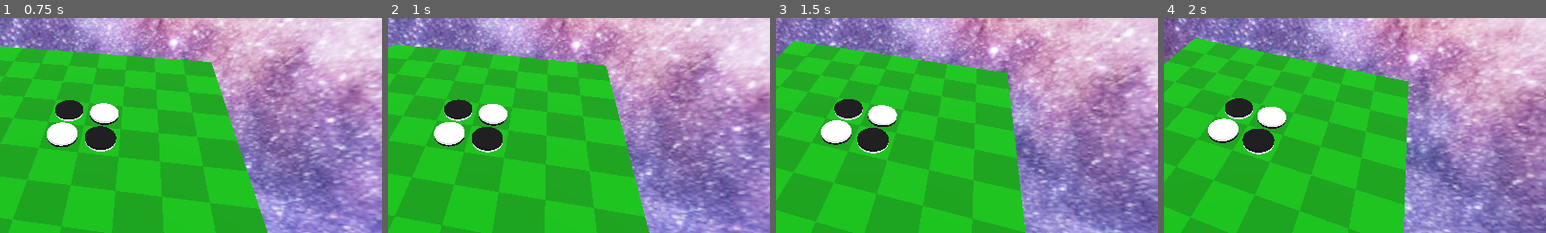
Above: before the commit, frames 1-4 (left to right).
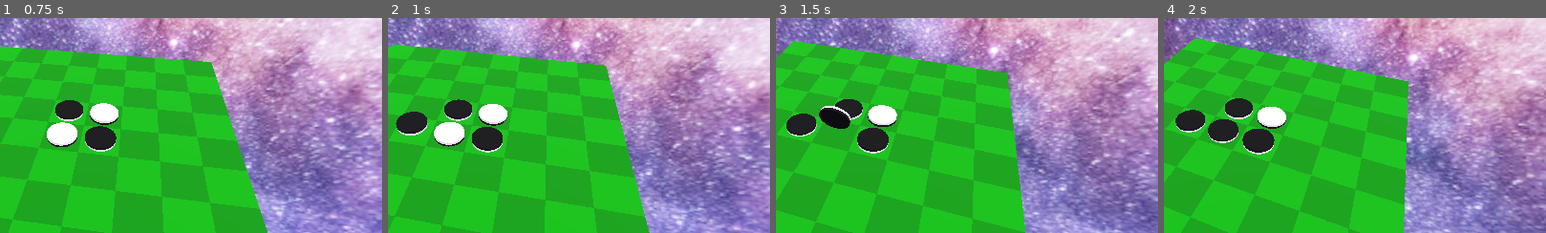
Above: after the commit, the same moments.

Repository: phrasmotica/othello
Game: Godot game, scene res://scenes/3d/main_menu_3d.tscn
The game is run twice, just before and just after one commit, with the same random seed, the same clock (stepped at 60 frames per second) and the same inputs.
Inputs (mouse positions are % of the whole screen's width and height, from its top left):
- Up to frame 1 (0.75 s): move the mouse to (72, 45) at 0.52 s; hold C (peek_counter_box) from 0.53 s (still down); click (72, 45) at 0.67 s
- Up to frame 2 (1 s): keep holding C (peek_counter_box)
- Up to frame 3 (1.5 s): release C (peek_counter_box) at 1.25 s; click "Start Game" at 1.25 s
- Up to frame 4 (2 s): no input
The pictures show only the part of the screen within x 39-89%, y 22-72%; the shares and areas given below are measured in that part.

Frame 1 is identical in both runs. In frame 2, 0.7% of the frame differs, in the area x 2-11%, y 43-55%; in frame 3, 1.8%, in the area x 2-20%, y 40-60%; in frame 4, 1.4%.

Commit message:
Make auto-player respond to turn signals rather than unconditionally auto-playing on a timer

Diff:
--- a/scripts/3d/auto_player_3d.gd
+++ b/scripts/3d/auto_player_3d.gd
@@ -1,7 +1,7 @@
 class_name AutoPlayer3D extends Node
 
-@export_range(2.0, 5.0)
-var play_interval := 2.0
+@export_range(1.0, 5.0)
+var play_interval := 1.0
 
 @export
 var game_logic: OthelloGameLogic3D
@@ -9,30 +9,19 @@
 @export
 var board: Board3D
 
-var _tween: Tween
-
 func _ready() -> void:
 	if game_logic:
-		SignalHelper.persist(game_logic.game_ended, stop_autoplay)
+		SignalHelper.persist(
+			game_logic.next_turn_started,
+			_wait_and_play
+		)
 
-	_start_autoplay()
+func _wait_and_play(type: TurnTracker.TurnType) -> void:
+	if TurnTracker.SKIP_TYPES.has(type):
+		SignalHelper.once_after(play_interval, game_logic.continue_turn)
+	else:
+		SignalHelper.once_after(play_interval, _play_random)
 
-func _start_autoplay() -> void:
-	if not board:
-		return
-
-	print("Starting autoplay")
-
-	_tween = create_tween().set_loops()
-
-	_tween.tween_callback(
-		func() -> void:
-			if board:
-				board.play_random()
-	).set_delay(play_interval)
-
-func stop_autoplay() -> void:
-	print("Stopping autoplay")
-
-	if _tween:
-		_tween.stop()
+func _play_random() -> void:
+	if board:
+		board.play_random()
--- a/scripts/3d/main_menu_3d.gd
+++ b/scripts/3d/main_menu_3d.gd
@@ -21,8 +21,6 @@
 		ui.quit.connect(_handle_quit)
 
 func _handle_started() -> void:
-	auto_player.stop_autoplay()
-
 	camera_rig.is_paused = true
 
 	var tween := create_tween()
